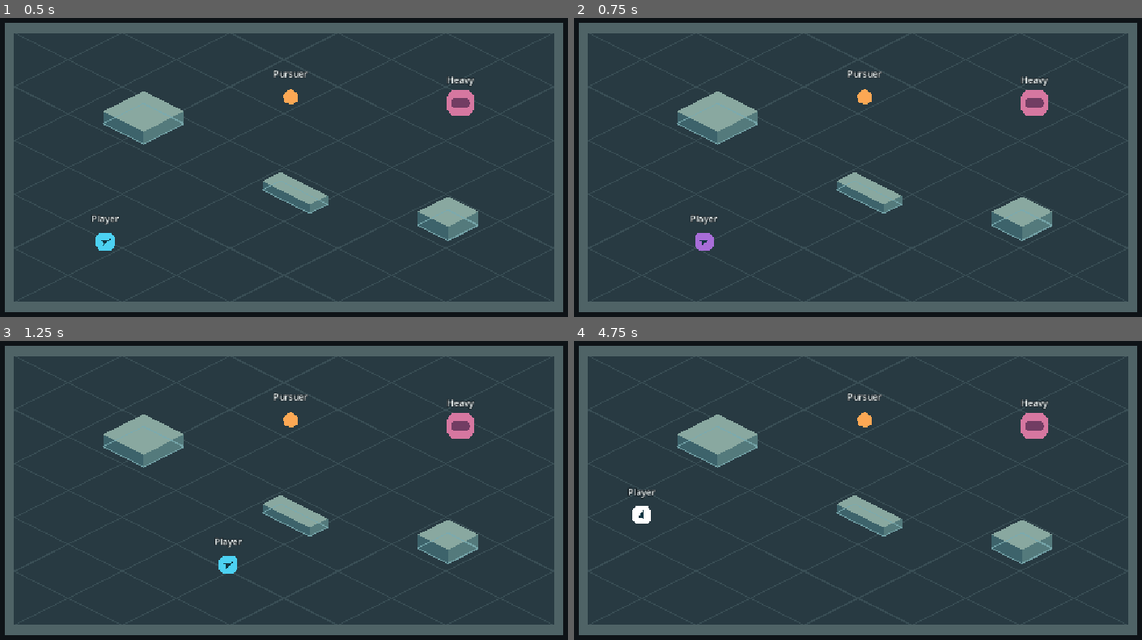
Above: before the commit, frames 1-4 (two rows, left to right).
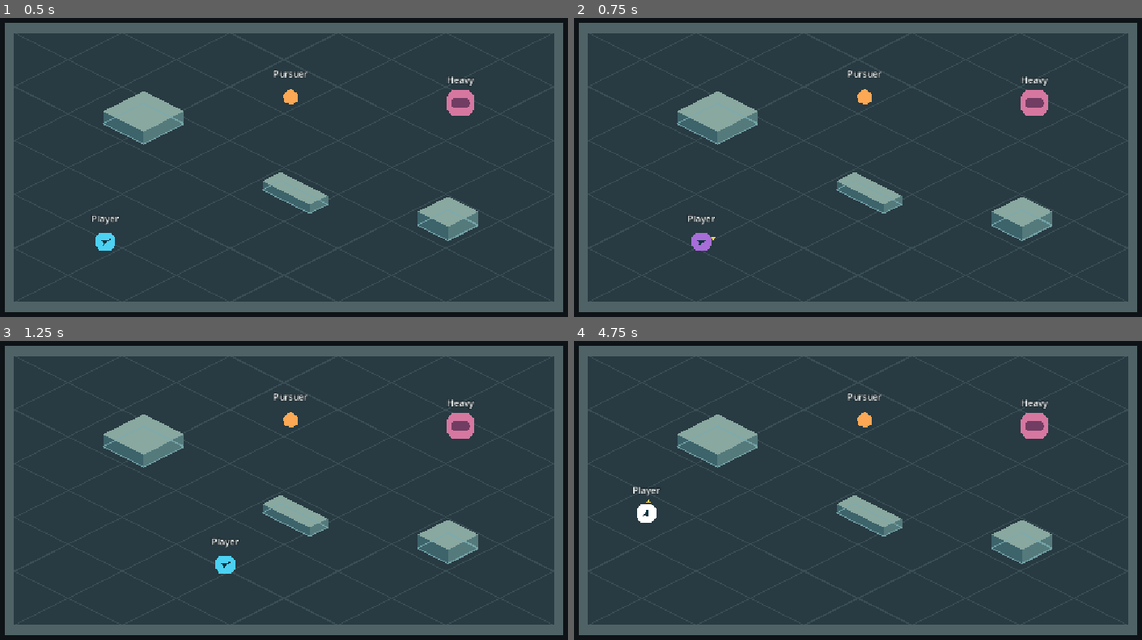
Above: after the commit, the same moments.

Repository: interneth3ro/factory-arpg
Game: Godot game, scene res://scenes/combat/combat_test_arena.tscn
The game is run twice, just before and just after one commit, with the same random seed, the same clock (stepped at 60 frames per second) and the same inputs. The project has no main scene, so this scene is started directly.
Inputs (mouse positions are in pixels of both pictures, inside the frame that each line leads up to):
- Up to frame 1 (0.5 s): no input
- Up to frame 2 (0.75 s): tap Enter at 0.5 s; move the mouse to (1000, 149) at 0.52 s; press the mouse at (1000, 149) at 0.53 s; hold D (move_right) from 0.53 s (still down)
- Up to frame 3 (1.25 s): keep holding D (move_right); tap Space (dodge) at 0.8 s
- Up to frame 4 (4.75 s): move the mouse to (727, 508) at 1.27 s; release D (move_right) at 1.28 s; release the mouse at (727, 508) at 1.28 s; hold S (move_down) 1.28-2.03 s; tap Space (dodge) at 1.35, 2, 2.3, 2.85, 3.8 s; click (727, 508) at 1.55 s; move the mouse to (920, 409) at 2.02 s; press the mouse at (920, 409) at 2.03 s; hold D (move_right) 2.03-2.78 s; move the mouse to (823, 562) at 2.77 s; release the mouse at (823, 562) at 2.78 s; hold W (move_up) 2.78-3.53 s; click (823, 562) at 3.05 s; move the mouse to (1051, 544) at 3.52 s; hold A (move_left) from 3.53 s (still down); tap 1 (weapon_1) at 3.6 s; move the mouse to (664, 436) at 4.27 s; tap 2 (weapon_2) at 4.35 s; click (664, 436) at 4.55 s

Frame 1 is identical in both runs. In frame 2, 0.2% of the frame differs, in the area x 20-26%, y 66-78%; in frame 3, 0.2%; in frame 4, 0.3%, in the area x 9-16%, y 48-62%.

Commit message:
feat: add weapon aim commitment and attack mobility

Diff:
--- a/scenes/combat/combat_test_arena.tscn
+++ b/scenes/combat/combat_test_arena.tscn
@@ -271,6 +271,11 @@
 [node name="FacingMarker" type="Polygon2D" parent="ArenaObjects/Player"]
 color = Color(0.07, 0.21, 0.26, 1)
 polygon = PackedVector2Array(-7, 5, 10, 0, -7, -5, -4, 0)
+
+[node name="AttackMarker" type="Polygon2D" parent="ArenaObjects/Player"]
+visible = false
+color = Color(1, 0.83, 0.32, 1)
+polygon = PackedVector2Array(19, -4, 27, 0, 19, 4)
 
 [node name="NameLabel" type="Label" parent="ArenaObjects/Player"]
 offset_left = -60.0
--- a/scenes/combat/combat_test_player.gd
+++ b/scenes/combat/combat_test_player.gd
@@ -13,6 +13,7 @@
 @export var movement_speed: float = 220.0
 
 @onready var facing_marker: Node2D = $FacingMarker
+@onready var attack_marker: Node2D = $AttackMarker
 @onready var body_marker: Polygon2D = $Body
 @onready var movement_fsm: MovementFSM = $MovementFSM
 @onready var action_fsm: ActionFSM = $ActionFSM
@@ -21,27 +22,31 @@
 
 func _physics_process(delta: float) -> void:
 	var movement_input := Input.get_vector("move_left", "move_right", "move_up", "move_down")
+	_update_facing()
+	var facing_direction := Vector2.RIGHT.rotated(facing_marker.global_rotation)
 	if Input.is_action_just_pressed("dodge"):
-		_update_facing()
-		var facing_direction := Vector2.RIGHT.rotated(facing_marker.global_rotation)
 		if movement_fsm.request_dodge(movement_input, facing_direction):
 			action_fsm.interrupt_attack()
 	# Sample before advancing movement so the final dodge tick still discards input.
+	var movement_multiplier := 1.0
 	if not movement_fsm.is_dodging():
-		_step_actions(delta)
-	movement_fsm.step(movement_input, movement_speed, delta)
+		movement_multiplier = _step_actions(delta, facing_direction)
+	movement_fsm.step(movement_input, movement_speed, delta, movement_multiplier)
 	body_marker.color = PHASE_COLORS[action_fsm.state]
+	attack_marker.visible = action_fsm.state != ActionFSM.State.READY
+	if attack_marker.visible:
+		attack_marker.global_rotation = action_fsm.attack_direction.angle()
 	_update_state_diagnostics()
 
 
-func _step_actions(delta: float) -> void:
+func _step_actions(delta: float, aim: Vector2) -> float:
 	if Input.is_action_just_pressed("weapon_1"):
 		action_fsm.select_weapon(ActionFSM.DAGGER)
 	elif Input.is_action_just_pressed("weapon_2"):
 		action_fsm.select_weapon(ActionFSM.SWORD)
 	elif Input.is_action_just_pressed("weapon_3"):
 		action_fsm.select_weapon(ActionFSM.GREATSWORD)
-	action_fsm.step(delta, Input.is_action_just_pressed("basic_attack"), Input.is_action_pressed("basic_attack"))
+	return action_fsm.step(delta, Input.is_action_just_pressed("basic_attack"), Input.is_action_pressed("basic_attack"), aim)
 
 
 func _process(_delta: float) -> void:
@@ -69,11 +74,13 @@
 		var dodge_status := "Available" if movement_fsm.can_dodge() else "Recovering"
 		if movement_fsm.is_dodging():
 			dodge_status = "In progress"
-		state_diagnostics.text = "Movement: %s\nAction / phase: %s\nWeapon: %s\nAttack count: %d\nDodge: %s\nInvulnerability: %s" % [
+		state_diagnostics.text = "Movement: %s\nAction / phase: %s\nWeapon: %s\nAttack count: %d\nAttack aim: %s\nOrdinary speed: %.2fx\nDodge: %s\nInvulnerability: %s" % [
 			movement_fsm.get_state_name(),
 			action_fsm.get_state_name(),
 			action_fsm.weapon.display_name,
 			action_fsm.attack_count,
+			String(ActionFSM.AimState.keys()[action_fsm.get_aim_state()]).capitalize(),
+			action_fsm.get_movement_multiplier(),
 			dodge_status,
 			"Active" if is_invulnerable() else "Inactive",
 		]
--- a/scenes/combat/dagger.tres
+++ b/scenes/combat/dagger.tres
@@ -8,3 +8,7 @@
 wind_up = 0.08
 active = 0.07
 recovery = 0.16
+wind_up_movement = 0.90
+active_movement = 0.85
+recovery_movement = 0.95
+aim_mode = 1
--- a/scenes/combat/greatsword.tres
+++ b/scenes/combat/greatsword.tres
@@ -8,3 +8,7 @@
 wind_up = 0.32
 active = 0.18
 recovery = 0.42
+wind_up_movement = 0.60
+active_movement = 0.40
+recovery_movement = 0.70
+aim_mode = 2
--- a/scenes/combat/one_handed_sword.tres
+++ b/scenes/combat/one_handed_sword.tres
@@ -8,3 +8,6 @@
 wind_up = 0.16
 active = 0.12
 recovery = 0.26
+wind_up_movement = 0.80
+active_movement = 0.65
+recovery_movement = 0.85
--- a/scenes/combat/player_action_fsm.gd
+++ b/scenes/combat/player_action_fsm.gd
@@ -6,6 +6,7 @@
 const GREATSWORD: WeaponAttack = preload("res://scenes/combat/greatsword.tres")
 
 enum State { READY, WIND_UP, ACTIVE, RECOVERY }
+enum AimState { INACTIVE, TRACKING, CORRECTING, LOCKED }
 const PHASE_NAMES := ["Ready", "Wind-up", "Active", "Recovery"]
 
 @export_range(0.01, 0.5, 0.01, "suffix:s") var late_recovery_window: float = 0.15
@@ -14,12 +15,39 @@
 var state := State.READY
 var weapon: WeaponAttack = DAGGER
 var attack_count: int = 0
+var attack_direction := Vector2.ZERO
 var _phase_elapsed: float = 0.0
 var _buffer_remaining: float = 0.0
 
 
 func get_state_name() -> String:
 	return PHASE_NAMES[state]
+
+
+func get_aim_state() -> AimState:
+	match state:
+		State.READY:
+			return AimState.INACTIVE
+		State.WIND_UP:
+			if weapon.aim_mode == WeaponAttack.AimMode.LOCK_DURING_WIND_UP:
+				if _phase_elapsed >= weapon.wind_up * weapon.wind_up_lock_fraction:
+					return AimState.LOCKED
+			return AimState.TRACKING
+		State.ACTIVE:
+			if weapon.aim_mode == WeaponAttack.AimMode.CORRECT_ACTIVE:
+				return AimState.CORRECTING
+	return AimState.LOCKED
+
+
+func get_movement_multiplier() -> float:
+	match state:
+		State.WIND_UP:
+			return weapon.wind_up_movement
+		State.ACTIVE:
+			return weapon.active_movement
+		State.RECOVERY:
+			return weapon.recovery_movement
+	return 1.0
 
 
 func select_weapon(selection: WeaponAttack) -> void:
@@ -29,26 +57,39 @@
 
 func interrupt_attack() -> void:
 	state = State.READY
+	attack_direction = Vector2.ZERO
 	_phase_elapsed = 0.0
 	_buffer_remaining = 0.0
 
 
-func step(delta: float, pressed: bool, held: bool) -> void:
+## Returns the time-weighted ordinary movement multiplier for this physics tick.
+func step(delta: float, pressed: bool, held: bool, aim: Vector2) -> float:
 	if pressed:
 		if state == State.READY:
-			_start_attack()
+			_start_attack(aim)
 		elif state == State.RECOVERY and weapon.recovery - _phase_elapsed <= late_recovery_window:
 			_buffer_remaining = buffer_lifetime
 
 	# Consume time up to each boundary, including the instant a repeat can start.
 	var remaining := delta
+	var weighted_time := 0.0
 	while remaining > 0.0 and state != State.READY:
 		var until_boundary := _phase_duration() - _phase_elapsed
 		var spent := minf(remaining, until_boundary)
+		weighted_time += spent * get_movement_multiplier()
+		# Aim is sampled once per tick. Crossing the wind-up lock point keeps
+		# this sample and prevents subsequent ticks from tracking again.
+		match get_aim_state():
+			AimState.TRACKING:
+				attack_direction = aim
+			AimState.CORRECTING:
+				var limit := deg_to_rad(weapon.correction_speed) * spent
+				attack_direction = attack_direction.rotated(clampf(attack_direction.angle_to(aim), -limit, limit))
 		_buffer_remaining = maxf(0.0, _buffer_remaining - spent)
 		if remaining < until_boundary:
 			_phase_elapsed += spent
-			return
+			remaining = 0.0
+			break
 		remaining -= spent
 		_phase_elapsed = 0.0
 		match state:
@@ -58,13 +99,16 @@
 				state = State.RECOVERY
 			State.RECOVERY:
 				if held or _buffer_remaining > 0.0:
-					_start_attack()
+					_start_attack(aim)
 				else:
-					state = State.READY
+					interrupt_attack()
+	# Any unused time belongs to Ready, at full movement speed.
+	return (weighted_time + remaining) / delta if delta > 0.0 else get_movement_multiplier()
 
 
-func _start_attack() -> void:
+func _start_attack(aim: Vector2) -> void:
 	state = State.WIND_UP
+	attack_direction = aim
 	_phase_elapsed = 0.0
 	_buffer_remaining = 0.0
 	attack_count += 1
--- a/scenes/combat/player_movement_fsm.gd
+++ b/scenes/combat/player_movement_fsm.gd
@@ -28,7 +28,7 @@
 	return true
 
 
-func step(direction: Vector2, movement_speed: float, delta: float) -> void:
+func step(direction: Vector2, movement_speed: float, delta: float, ordinary_multiplier: float = 1.0) -> void:
 	var ordinary_state := State.IDLE if direction == Vector2.ZERO else State.MOVING
 	if is_dodging():
 		_step_dodge(delta)
@@ -37,7 +37,7 @@
 			_transition_to(ordinary_state)
 		return
 
-	_body.velocity = direction * movement_speed
+	_body.velocity = direction * movement_speed * ordinary_multiplier
 	_body.move_and_slide()
 	_dodge_recovery_remaining = maxf(0.0, _dodge_recovery_remaining - delta)
 	_transition_to(ordinary_state)
--- a/scenes/combat/weapon_attack.gd
+++ b/scenes/combat/weapon_attack.gd
@@ -1,6 +1,15 @@
 extends Resource
+
+enum AimMode { LOCK_AT_ACTIVE, CORRECT_ACTIVE, LOCK_DURING_WIND_UP }
 
 @export var display_name: String
 @export_range(0.01, 5.0, 0.01, "suffix:s") var wind_up: float = 0.1
 @export_range(0.01, 5.0, 0.01, "suffix:s") var active: float = 0.1
 @export_range(0.01, 5.0, 0.01, "suffix:s") var recovery: float = 0.2
+
+@export_range(0.0, 1.0) var wind_up_movement: float = 1.0
+@export_range(0.0, 1.0) var active_movement: float = 1.0
+@export_range(0.0, 1.0) var recovery_movement: float = 1.0
+@export var aim_mode: AimMode = AimMode.LOCK_AT_ACTIVE
+@export_range(0.0, 720.0, 1.0, "suffix:deg/s") var correction_speed: float = 180.0
+@export_range(0.0, 1.0) var wind_up_lock_fraction: float = 0.75
